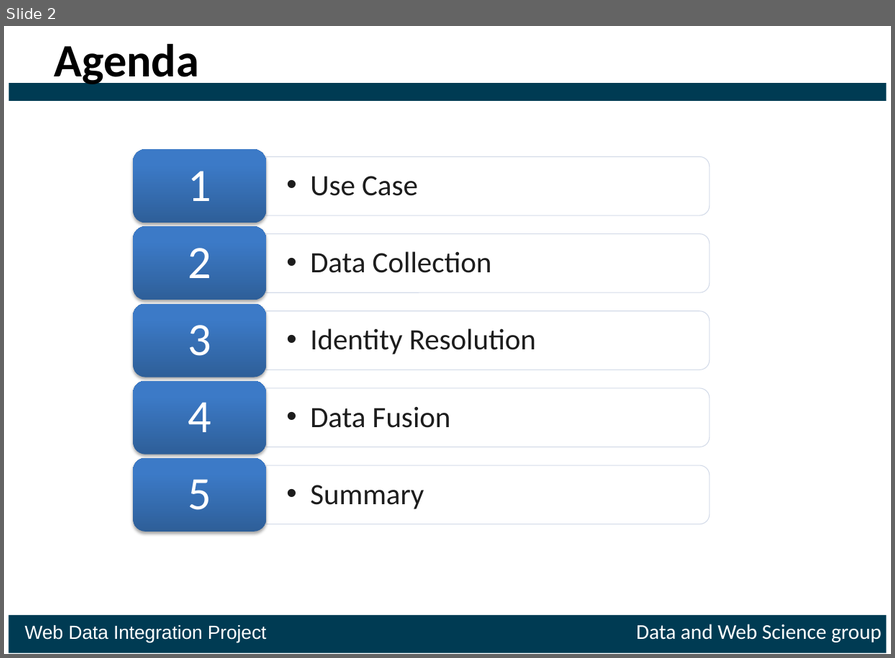
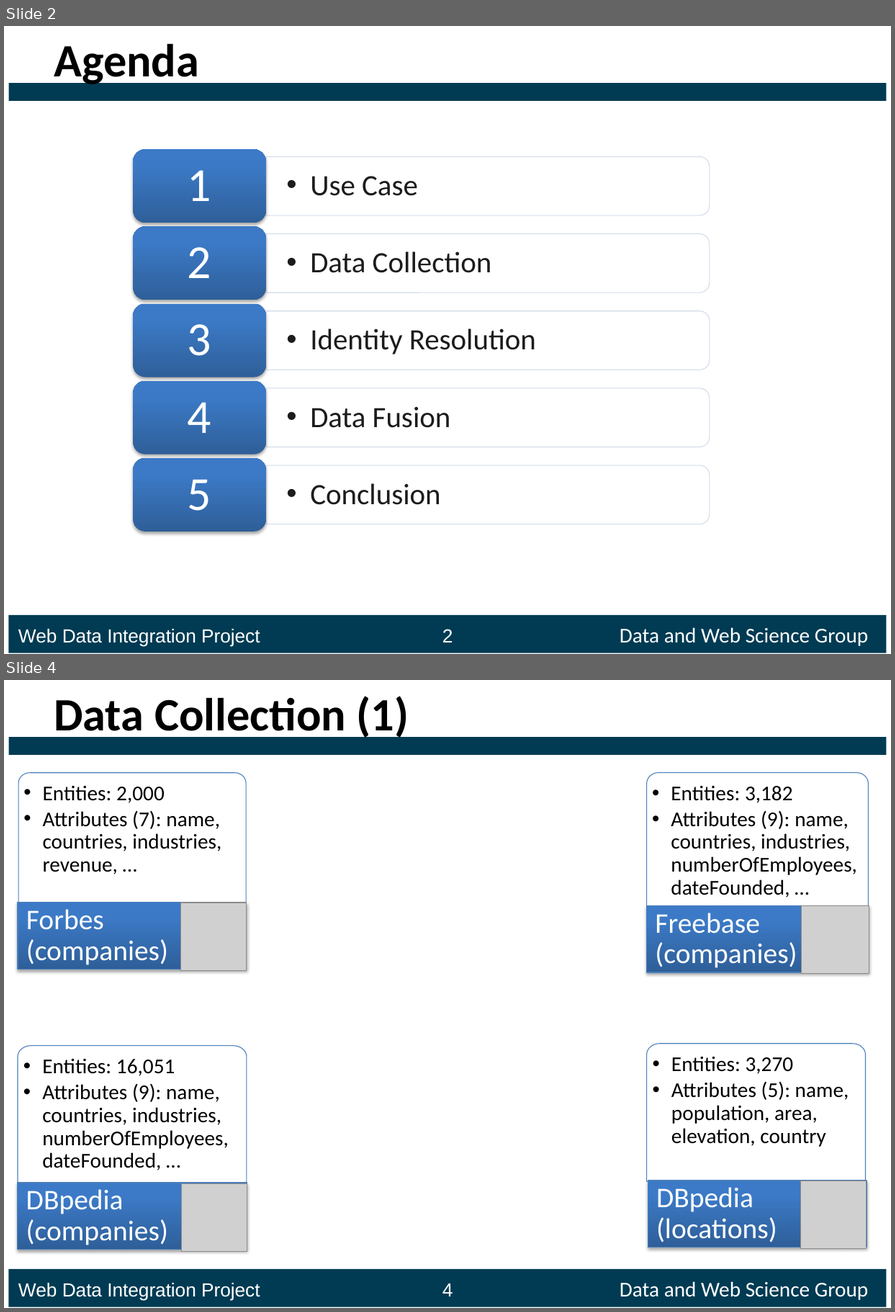
Before and after one commit to ofrendo/WebDataIntegration, a slide deck: presentation/Presentation_template.pptx. Shown one above the other, each under a label of ours: slide 2 before the commit, slides 2 and 4 after it; the slides between them are not shown. The pictures are 895x658 and 895x1312 pixels, drawn with LibreOffice and Linux fonts; fonts in the diff are those of the drawing; grey boxes stand for pictures. Boxes give left, top, right and bottom in pixels: in the first picture for what was removed or moved away, otherwise in the second. Text is boxed around its words. In the diff, an @@ line names an element or a change of style, - is before the commit and + after.

```diff
--- a/presentation/Presentation_template.pptx
+++ b/presentation/Presentation_template.pptx
@@ slide 4 added at [4,680,891,1308], background #FFFFFF; not listed: 3 template elements that a slide beside it also shows @@
@@ title added at [54,696,409,742], 44 pt, text #000000, bold @@
+Data Collection (1)
@@ freeform shape added at [18,773,246,902], fill #FFFFFF at 90% opacity, outline #4B7EBC 0.75 pt, 20 pt, text #000000 @@
+  •• Entities: 2,000
+  •• Attributes (7): name, countries, industries, revenue, …
@@ freeform shape added at [647,773,868,910], fill #FFFFFF at 90% opacity, outline #4B7EBC 0.75 pt, 20 pt, text #000000 @@
+  •• Entities: 3,182
+  •• Attributes (9): name, countries, industries, numberOfEmployees, dateFounded, …
@@ freeform shape added at [18,902,247,969], fill gradient #2F5F99 to #3D7CC7 to #3A7CCB, outline #4B7EBC 0.75 pt, 27 pt, text #FFFFFF @@
+Forbes (companies)
@@ picture added at [181,902,246,970] @@
@@ freeform shape added at [647,905,869,972], fill gradient #2F5F99 to #3D7CC7 to #3A7CCB, outline #4B7EBC 0.75 pt, 27 pt, text #FFFFFF @@
+Freebase (companies)
@@ picture added at [802,906,869,974] @@
@@ freeform shape added at [18,1046,247,1184], fill #FFFFFF at 90% opacity, outline #4B7EBC 0.75 pt, 20 pt, text #000000 @@
+  •• Entities: 16,051
+  •• Attributes (9): name, countries, industries, numberOfEmployees, dateFounded, …
@@ freeform shape added at [647,1044,865,1182], fill #FFFFFF at 90% opacity, outline #4B7EBC 0.75 pt, 20 pt, text #000000 @@
+  •• Entities: 3,270
+  •• Attributes (5): name, population, area, elevation, country
@@ freeform shape added at [18,1183,247,1250], fill gradient #2F5F99 to #3D7CC7 to #3A7CCB, outline #4B7EBC 0.75 pt, 27 pt, text #FFFFFF @@
+DBpedia (companies)
@@ picture added at [182,1184,247,1252] @@
@@ freeform shape added at [648,1181,867,1247], fill gradient #2F5F99 to #3D7CC7 to #3A7CCB, outline #4B7EBC 0.75 pt, 27 pt, text #FFFFFF @@
+DBpedia (locations)
@@ picture added at [801,1181,867,1248] @@
@@ slide 2 changed as well @@
@@ text at [310,483,440,505]: text changed @@
-  •• Summary
+  •• Conclusion
@@ text added at [18,627,868,646], 18 pt, text #FFFFFF @@
+Web Data Integration Project 2 Data and Web Science Group
@@ text removed at [25,624,882,643] @@
-Web Data Integration Project Data and Web Science group
```
Also in this commit, not shown: 5 other slides changed, 12 other slides added, 7 slides removed.
